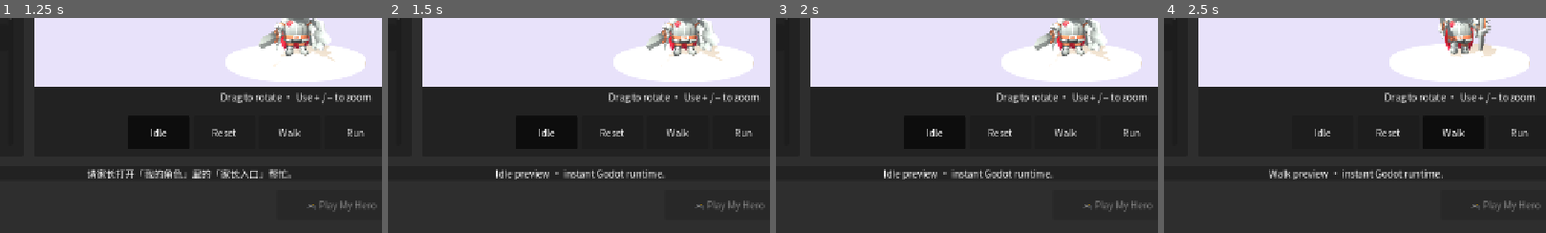
Above: before the commit, frames 1-4 (left to right).
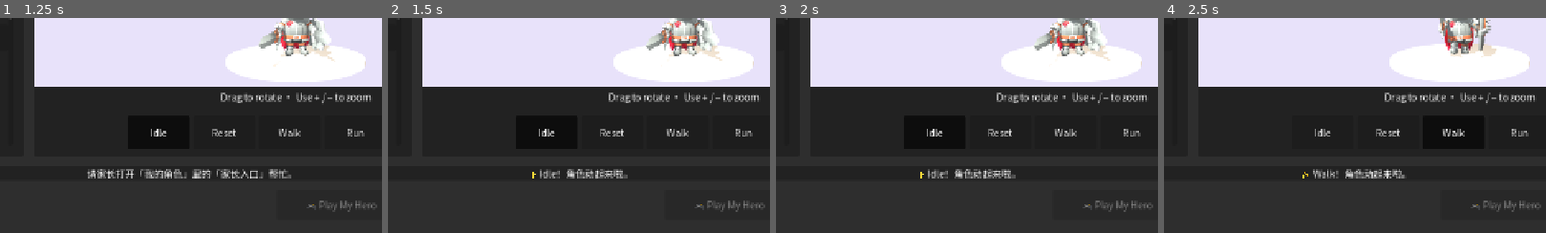
Above: after the commit, the same moments.

Repository: Mrlukahuang/mini-utopia-studio
Game: Godot game, scene res://scenes/character_creator.tscn
The game is run twice, just before and just after one commit, with the same random seed, the same clock (stepped at 60 frames per second) and the same inputs. This scene is started directly instead of the project's main scene.
Inputs (mouse positions are % of the whole screen's width and height, from its top left):
- Up to frame 1 (1.25 s): click (46, 17) at 0.52 s; type "Alex" at 0.6 s
- Up to frame 2 (1.5 s): click "Idle" at 1.25 s
- Up to frame 3 (2 s): no input
- Up to frame 4 (2.5 s): click "Walk" at 2 s
The pictures show only the part of the screen within x 25-75%, y 50-100%; the shares and areas given below are measured in that part.

Frame 1 is identical in both runs. In frame 2, 1.1% of the frame differs, in the area x 28-73%, y 70-76%; in frame 3, 1.1%; in frame 4, 1.2%, in the area x 27-73%, y 70-76%.

Commit message:
V1-W15-03: child-friendly movie action and animation feedback

Diff:
--- a/godot/scripts/character_creator_shell.gd
+++ b/godot/scripts/character_creator_shell.gd
@@ -457,7 +457,7 @@
 func _on_animation_selected(animation_name: String) -> void:
     avatar_stage.play_preview_animation(animation_name)
     _refresh_animation_buttons()
-    _set_status(animation_name + " preview · instant Godot runtime.", false)
+    _set_status("✨ " + animation_name + "！角色动起来啦。", false)
 
 
 func _refresh_animation_buttons() -> void:
--- a/godot/scripts/family_hero_library.gd
+++ b/godot/scripts/family_hero_library.gd
@@ -390,8 +390,10 @@
                 widget.visible = _parent_controls_open
     if movie_list != null:
         for widget in movie_list.get_children():
-            if widget.name.begins_with("Review_"):
+            if widget.name.begins_with("Review_") or widget.name.begins_with("Download_"):
                 widget.visible = _parent_controls_open
+            elif widget.name.begins_with("SaveMovie_"):
+                widget.visible = not _parent_controls_open
     if not _parent_controls_open:
         if adult_share_panel != null:
             adult_share_panel.hide()
@@ -843,7 +845,10 @@
             return
         button.disabled = false
         button.text = "💾 Save MP4 to this iPad / Mac"
-        _set_status("Movie ready! Tap the Save MP4 button now.", false)
+        var child_button := movie_list.get_node_or_null("SaveMovie_" + id) as Button
+        if child_button != null:
+            child_button.text = "💾 现在保存我的电影"
+        _set_status("电影准备好啦！再点一次保存。", false)
         return
 
     if kind == "films:get" and not _pending_review_film_id.is_empty():
@@ -931,6 +936,14 @@
                 _on_film_download_pressed.bind(id)
             )
             movie_list.add_child(save_movie_button)
+            save_movie_button.visible = _parent_controls_open
+            var child_save_button := Button.new()
+            child_save_button.name = "SaveMovie_" + id
+            child_save_button.text = "💾 保存我的电影"
+            child_save_button.custom_minimum_size.y = 56
+            child_save_button.pressed.connect(_on_film_download_pressed.bind(id))
+            movie_list.add_child(child_save_button)
+            child_save_button.visible = not _parent_controls_open
         _set_status(str(films.size()) + " private movie(s) saved.", false)
         return
     if _consume_movie_restore(kind, payload):
@@ -1171,6 +1184,11 @@
                 if button != null:
                     button.disabled = false
                     button.text = "⬇ Prepare private MP4 (parent release required)"
+            elif String(entry.name).begins_with("SaveMovie_"):
+                var child_button := entry as Button
+                if child_button != null:
+                    child_button.disabled = false
+                    child_button.text = "💾 保存我的电影"
         _set_status(
             "Parent must approve the finished MP4 before you can save it."
             if status_code in [403, 404]
@@ -1440,4 +1458,6 @@
             if lower.contains(hidden_word):
                 safe_message = "请家长打开「家长入口」帮忙。"
                 break
+    if not _parent_controls_open:
+        safe_message = safe_message.replace("MP4", "电影").replace("mp4", "电影")
     status_label.text = ("💡 " if error else "") + safe_message
